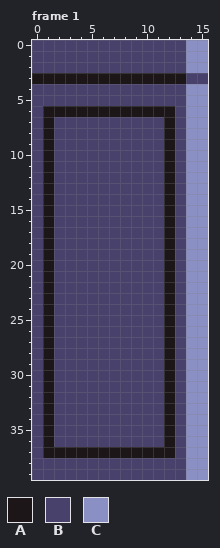
Two versions of one pixel-art file, Assets/Door/Door.ase. This is how it looked before the edit.
16x40 pixels, 4 frames. Shown: frame 1. The commit also changed other frames, which this record leaves out.
Visible layers, top first: "top", "door".
Palette (. is transparent): A #1c1618  B #47416b  C #8a8fc4
Pixels before, frame 1, first column x 0:
 0 BBBBBBBBBBBBBBCC
 1 BBBBBBBBBBBBBBCC
 2 BBBBBBBBBBBBBBCC
 3 AAAAAAAAAAAAAABB
 4 BBBBBBBBBBBBBBCC
 5 BBBBBBBBBBBBBBCC
 6 BAAAAAAAAAAAABCC
 7 BABBBBBBBBBBABCC
 8 BABBBBBBBBBBABCC
 9 BABBBBBBBBBBABCC
10 BABBBBBBBBBBABCC
11 BABBBBBBBBBBABCC
12 BABBBBBBBBBBABCC
13 BABBBBBBBBBBABCC
14 BABBBBBBBBBBABCC
15 BABBBBBBBBBBABCC
16 BABBBBBBBBBBABCC
17 BABBBBBBBBBBABCC
18 BABBBBBBBBBBABCC
19 BABBBBBBBBBBABCC
20 BABBBBBBBBBBABCC
21 BABBBBBBBBBBABCC
22 BABBBBBBBBBBABCC
23 BABBBBBBBBBBABCC
24 BABBBBBBBBBBABCC
25 BABBBBBBBBBBABCC
26 BABBBBBBBBBBABCC
27 BABBBBBBBBBBABCC
28 BABBBBBBBBBBABCC
29 BABBBBBBBBBBABCC
30 BABBBBBBBBBBABCC
31 BABBBBBBBBBBABCC
32 BABBBBBBBBBBABCC
33 BABBBBBBBBBBABCC
34 BABBBBBBBBBBABCC
35 BABBBBBBBBBBABCC
36 BABBBBBBBBBBABCC
37 BAAAAAAAAAAAABCC
38 BBBBBBBBBBBBBBCC
39 BBBBBBBBBBBBBBCC
New version:
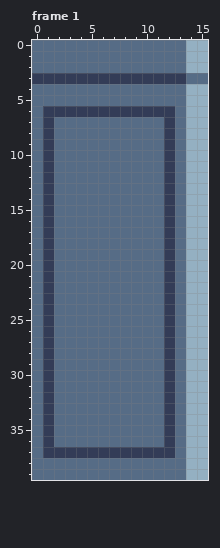
Diff:
Colour A changes from #1c1618 to #333c57.
Colour B changes from #47416b to #566c86.
Colour C changes from #8a8fc4 to #94b0c2.
Where, in picture pixels (left, top, right, bottom), the same in both pictures:
changed: (32, 40, 208, 480)
